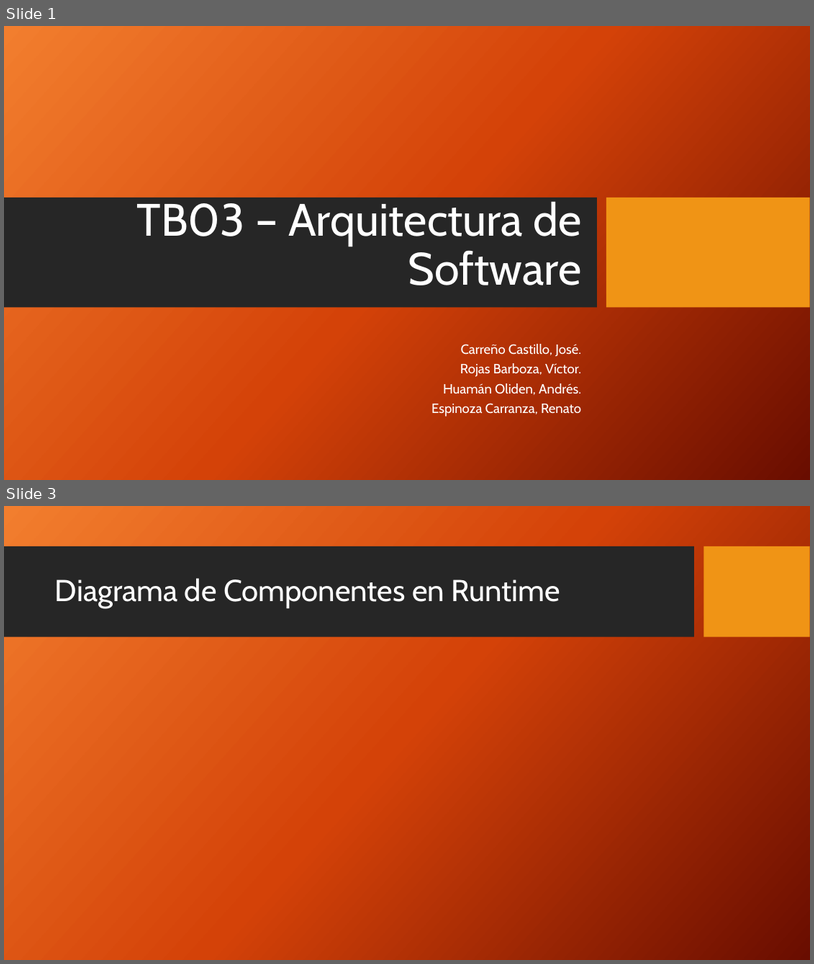
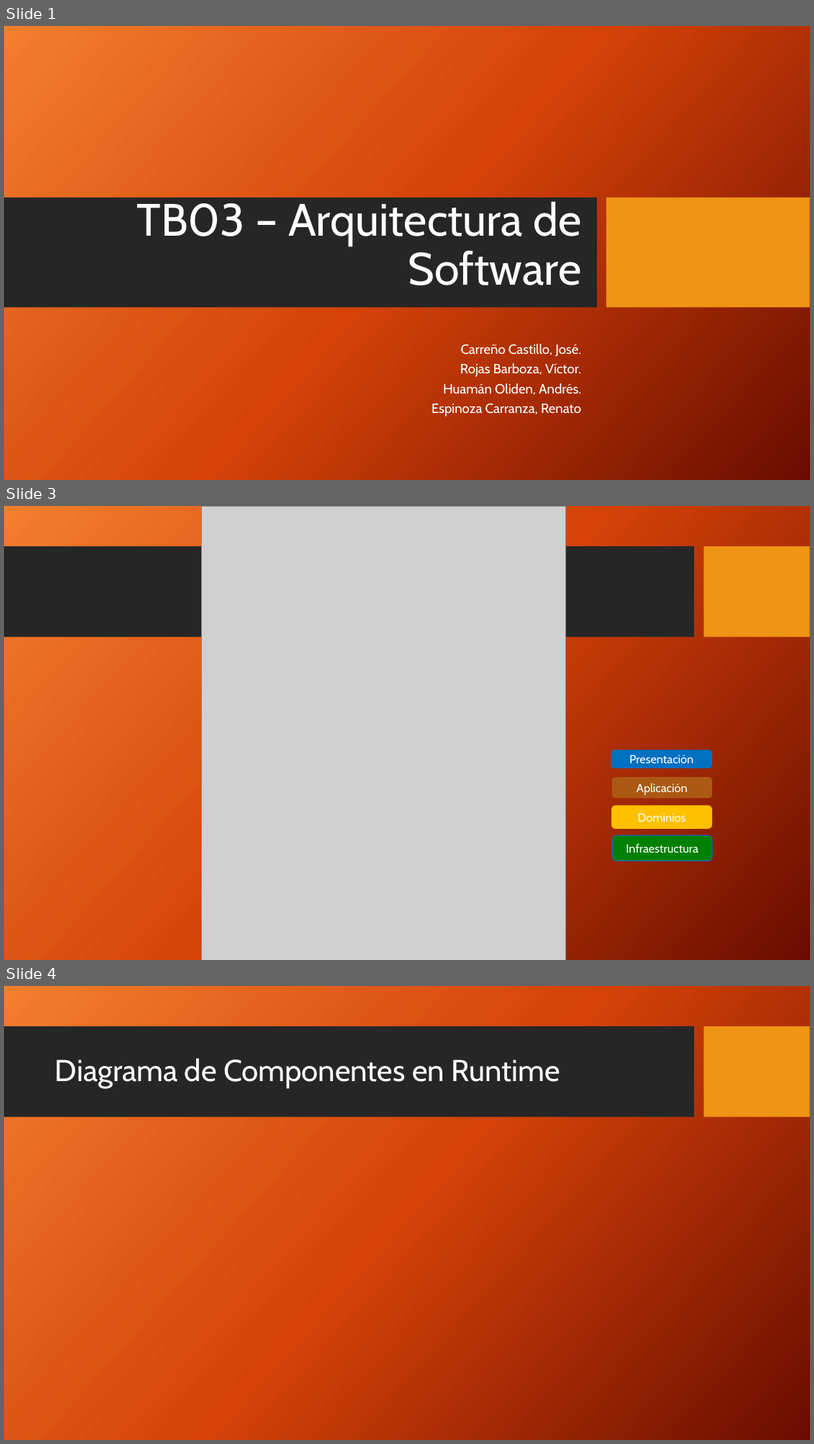
Before and after one commit to GesekCore/Arquitectura-de-Software-2015-01, a slide deck: TB04-Arquitectura-de-Software.pptx. Shown one above the other, each under a label of ours: slides 1 and 3 before the commit, slides 1, 3 and 4 after it; the slides between them are not shown. The pictures are 814x964 and 814x1444 pixels, drawn with LibreOffice and Linux fonts; fonts in the diff are those of the drawing; grey boxes stand for pictures; background and template pictures are left out. Boxes give left, top, right and bottom in pixels: in the first picture for what was removed or moved away, otherwise in the second. Text is boxed around its words. In the diff, an @@ line names an element or a change of style, - is before the commit and + after.

```diff
--- a/TB04-Arquitectura-de-Software.pptx
+++ b/TB04-Arquitectura-de-Software.pptx
@@ slide 3 added at <box>4,506,810,960</box>, background picture (left out); not listed: 2 template elements that a slide beside it also shows @@
@@ picture added at <box>201,506,566,960</box> @@
@@ rounded rectangle added at <box>612,750,712,767</box>, fill #0070C0, outline #0070C0 1 pt, 14 pt, text #FFFFFF @@
+Presentación
@@ rounded rectangle added at <box>612,777,712,797</box>, fill #AC5914, outline #AC5914 1 pt, 14 pt, text #FFFFFF @@
+Aplicación
@@ rounded rectangle added at <box>612,806,712,829</box>, fill #FFC000, outline #FFC000 1 pt, 14 pt, text #FFFFFF @@
+Dominios
@@ rounded rectangle added at <box>612,835,712,860</box>, fill #008000, outline #0070C0 1 pt, 14 pt, text #FFFFFF @@
+Infraestructura
@@ what was slide 3 is now slide 4 @@
```
Also in this commit, not shown: 1 slide changed.
